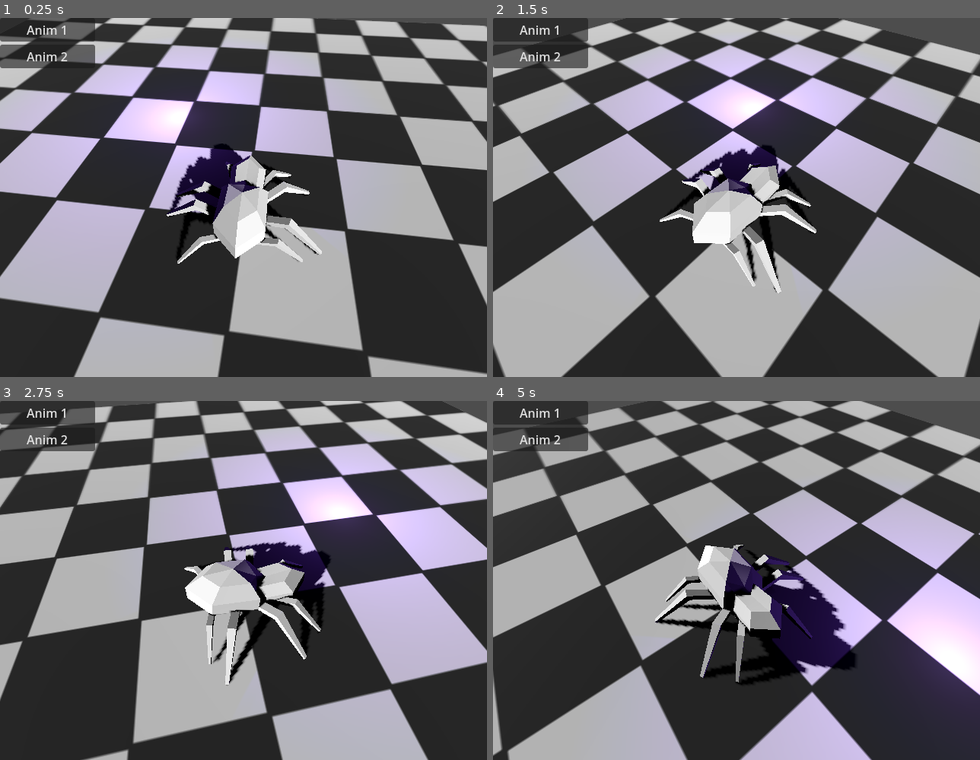
Above: before the commit, frames 1-4 (two rows, left to right).
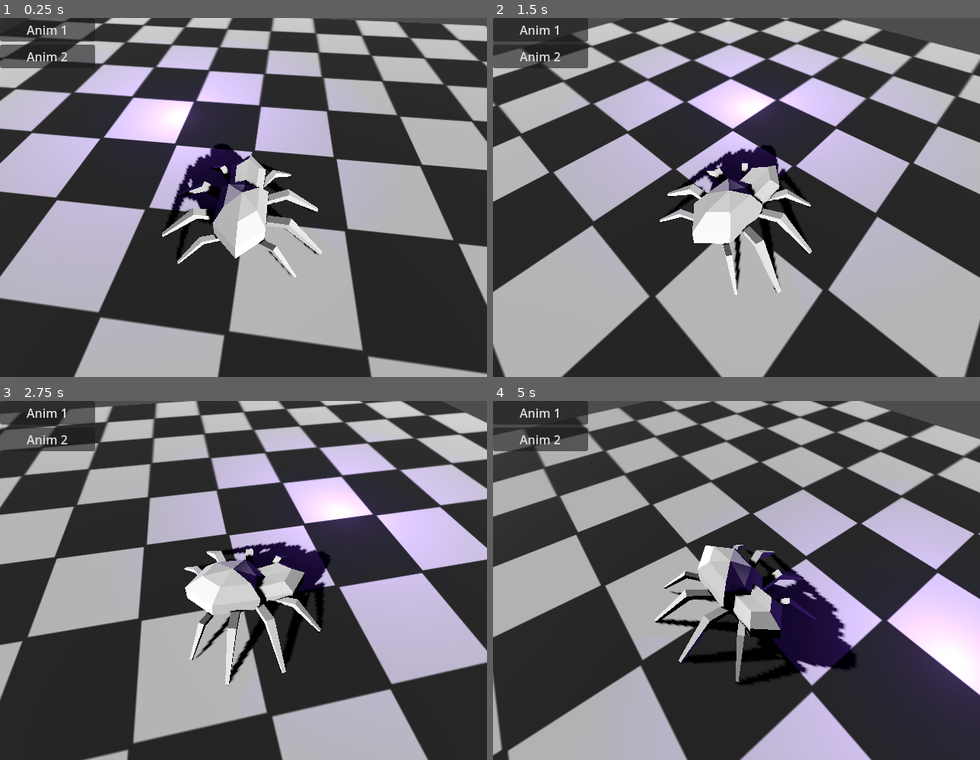
Above: after the commit, the same moments.

Repository: LettucePie/druid
Game: Godot game, scene res://testing/test_spider.tscn
Two runs of this game, one before a commit and one after it. Both use one fixed random seed, a clock stepped at 60 frames per second and the inputs below. This scene is started directly instead of the project's main scene.
Inputs (mouse positions are in pixels of both pictures, inside the frame that each line leads up to):
- Up to frame 1 (0.25 s): no input
- Up to frame 2 (1.5 s): tap Enter (ui_accept) at 0.5 s; move the mouse to (843, 179) at 0.52 s; hold D (move_right) 0.53-1.28 s; hold Right mouse button (aim) 0.53-1.28 s; tap Space (jump) at 0.77 s; move the mouse to (639, 215) at 1.27 s; hold S (move_down) from 1.28 s (still down); tap N (attack) at 1.35 s
- Up to frame 3 (2.75 s): tap Space (jump) at 1.52 s; move the mouse to (292, 501) at 2.02 s; release S (move_down) at 2.03 s; hold D (move_right) from 2.03 s (still down); tap K (cam_down) at 2.1 s
- Up to frame 4 (5 s): move the mouse to (712, 652) at 2.77 s; release D (move_right) at 2.78 s; hold W (move_up) 2.78-3.53 s; tap J (cam_left) at 2.85 s; tap Space (jump) at 3.02, 3.77, 4.52 s; move the mouse to (882, 634) at 3.52 s; hold A (move_left) from 3.53 s (still down); tap L (cam_right) at 3.6 s; move the mouse to (590, 526) at 4.27 s; tap I (cam_up) at 4.35 s

The runs differ from the first frame. In frame 1, 1.5% of the frame differs, in the area x 33-66%, y 37-73%; in frame 2, 1.8%; in frame 3, 1.9%; in frame 4, 2.3%, in the area x 35-73%, y 40-78%.

Commit message:
added "flicking" queue, looks like dancing though

Diff:
--- a/core/entities/player/form_visuals/spider_node.gd
+++ b/core/entities/player/form_visuals/spider_node.gd
@@ -20,6 +20,7 @@
 var left_order : Array = [0, 2, 1, 3]
 var right_order : Array = [1, 3, 0, 2]
 var current_order : int = 0
+var flicking_legs : Array[Leg] = []
 var current_legs : Array[Leg] = []
 
 var walking : bool = false
@@ -52,12 +53,10 @@
 
 func _queue_legs():
 	print("Queue Legs")
-	if current_legs.size() <= 2:
+	if current_legs.size() <= 2 and flicking_legs.size() == 0:
 		print("Adding Legs from Order Index: ", current_order)
-		current_legs.append(legs_left[left_order[current_order]])
-		_flick_leg(legs_left[left_order[current_order]])
-		current_legs.append(legs_right[right_order[current_order]])
-		_flick_leg(legs_right[right_order[current_order]])
+		flicking_legs.append(legs_left[left_order[current_order]])
+		flicking_legs.append(legs_right[right_order[current_order]])
 		current_order += 1
 		if current_order > 3:
 			current_order = 0
@@ -65,34 +64,53 @@
 		print("Leg Queue Full")
 
 
-func _flick_leg(leg : Leg):
-	leg.leg_node.rotation.y = leg.leg_front_y
-
 
 func _process(delta):
 	if found_legs and walking:
 		print("Walking")
-		var finished_legs : Array[Leg] = []
-		for leg in current_legs:
-			print("Moving Leg: ", leg.leg_node.name)
-			leg.leg_node.rotation.y = move_toward(
-				leg.leg_node.rotation.y,
-				leg.leg_back_y,
-				ROTATESPEED * speed
-			)
-			print(" - ", leg.leg_node.name, " rot_y : ", leg.leg_node.rotation.y, "\n - ", leg.leg_back_y)
-			if is_equal_approx(leg.leg_node.rotation.y, leg.leg_back_y):
-				finished_legs.append(leg)
-				print("Leg Finished Journey: ", leg.leg_node.name)
-		if finished_legs.size() > 0:
-			for finished in finished_legs:
-				current_legs.erase(finished)
-		_queue_legs()
+		manage_flicking()
+		manage_cycle()
 
 		# I think a proc walk cycle could be fun.
 		# just make an array of rotation instructions.
 		# an offset list of the left legs and right legs maybe?
 
+
+func manage_flicking():
+	var flicked_legs : Array[Leg] = []
+	for leg in flicking_legs:
+		print("Flicking Leg: ", leg.leg_node.name)
+		leg.leg_node.rotation.y = move_toward(
+			leg.leg_node.rotation.y,
+			leg.leg_front_y,
+			FLICKSPEED
+		)
+		if is_equal_approx(leg.leg_node.rotation.y, leg.leg_front_y):
+			flicked_legs.append(leg)
+			print("Leg Finished Flicking: ", leg.leg_node.name)
+	if flicked_legs.size() > 0:
+		for flicked in flicked_legs:
+			flicking_legs.erase(flicked)
+			current_legs.append(flicked)
+
+
+func manage_cycle():
+	var finished_legs : Array[Leg] = []
+	for leg in current_legs:
+		print("Moving Leg: ", leg.leg_node.name)
+		leg.leg_node.rotation.y = move_toward(
+			leg.leg_node.rotation.y,
+			leg.leg_back_y,
+			ROTATESPEED * speed
+		)
+		print(" - ", leg.leg_node.name, " rot_y : ", leg.leg_node.rotation.y, "\n - ", leg.leg_back_y)
+		if is_equal_approx(leg.leg_node.rotation.y, leg.leg_back_y):
+			finished_legs.append(leg)
+			print("Leg Finished Journey: ", leg.leg_node.name)
+	if finished_legs.size() > 0:
+		for finished in finished_legs:
+			current_legs.erase(finished)
+	_queue_legs()
 
 func walk(new_speed : float):
 	speed = new_speed
